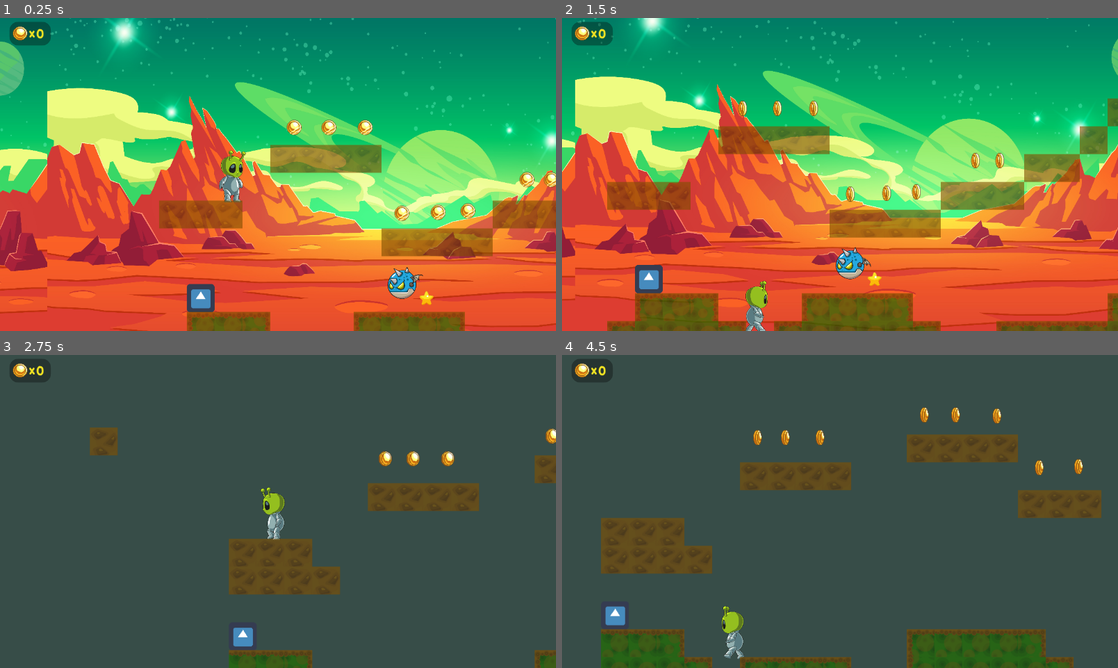
Above: before the commit, frames 1-4 (two rows, left to right).
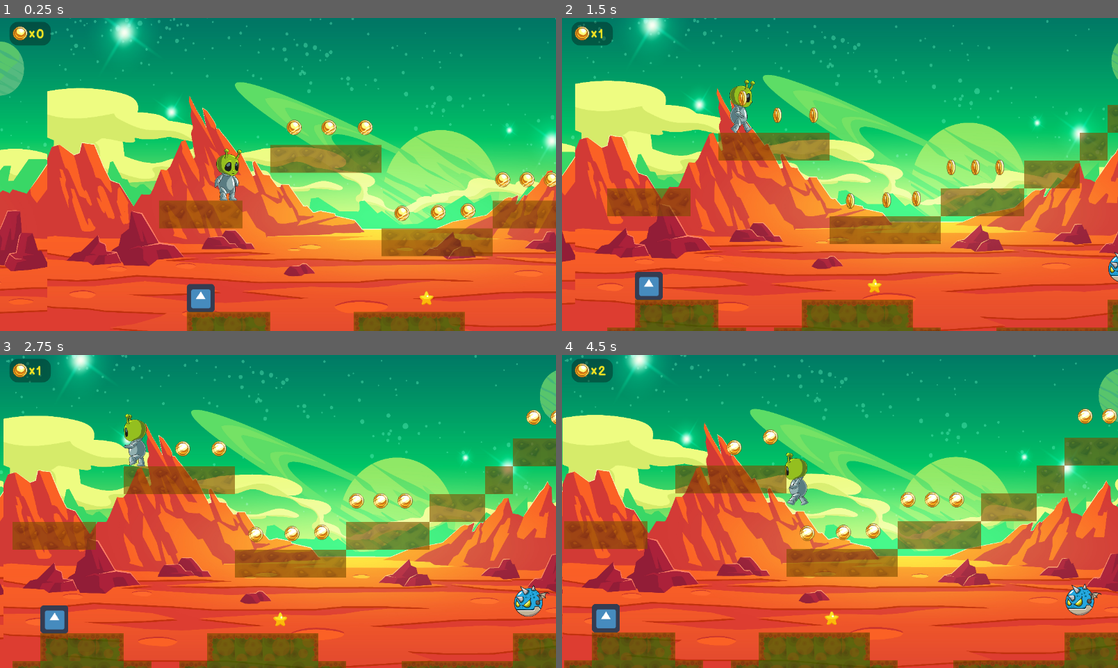
Above: after the commit, the same moments.

Repository: MariiaS3/XingXing
Game: Godot game, scene res://World.tscn
Two runs of this game, one before a commit and one after it. Both use one fixed random seed, a clock stepped at 60 frames per second and the inputs below. The engine's default icon, where the game draws it, is replaced by a stand-in: a white triangle on a blue panel in a dark square.
Inputs:
- Up to frame 1 (0.25 s): no input
- Up to frame 2 (1.5 s): hold Right (ui_right) from 0.53 s (still down); tap Up (ui_up) at 0.77 s
- Up to frame 3 (2.75 s): tap Up (ui_up) at 1.52 s; release Right (ui_right) at 2.03 s; hold Left (ui_left) from 2.03 s (still down)
- Up to frame 4 (4.5 s): release Left (ui_left) at 2.78 s; hold Right (ui_right) 2.78-4.28 s; tap Up (ui_up) at 3.02, 3.77 s; tap Escape (pause) at 4.15 s; hold Left (ui_left) from 4.28 s (still down)

The runs differ from the first frame. In frame 1, 1.1% of the frame differs, in the area x 38-92%, y 41-90%; in frame 2, 26%; in frame 3, 99%; in frame 4, 99%, in the area x 0-100%, y 0-100%.

Commit message:
modified

Diff:
--- a/XingXing/Control.gd
+++ b/XingXing/Control.gd
@@ -34,8 +34,8 @@
 
 
 func _unhandled_input(event: InputEvent) -> void:
-	if event.is_action_pressed("pause"):
-		self.paused = not self.paused
+	if i == 0:
+		$ColorRect/AnimatedSprite.play("0")
 
 
 func _on_Button_pressed():
--- a/XingXing/Kosmita.tscn
+++ b/XingXing/Kosmita.tscn
@@ -35,14 +35,14 @@
 
 [sub_resource type="SpriteFrames" id=1]
 animations = [ {
+"frames": [ ExtResource( 10 ), ExtResource( 12 ), ExtResource( 18 ), ExtResource( 5 ), ExtResource( 14 ), ExtResource( 6 ) ],
+"loop": true,
+"name": "Run",
+"speed": 5.0
+}, {
 "frames": [ ExtResource( 2 ), ExtResource( 2 ), ExtResource( 8 ), ExtResource( 19 ), ExtResource( 2 ), ExtResource( 2 ), ExtResource( 2 ), ExtResource( 2 ) ],
 "loop": true,
 "name": "Idle",
-"speed": 5.0
-}, {
-"frames": [ ExtResource( 10 ), ExtResource( 12 ), ExtResource( 18 ), ExtResource( 5 ), ExtResource( 14 ), ExtResource( 6 ) ],
-"loop": true,
-"name": "Run",
 "speed": 5.0
 }, {
 "frames": [ ExtResource( 31 ) ],
@@ -82,10 +82,10 @@
 } ]
 
 [sub_resource type="RectangleShape2D" id=2]
-extents = Vector2( 12.5164, 34.4526 )
+extents = Vector2( 18.7746, 34.4526 )
 
 [sub_resource type="RectangleShape2D" id=3]
-extents = Vector2( 13.761, 28.7105 )
+extents = Vector2( 25.0329, 28.7105 )
 
 [node name="KinematicBody2D" type="KinematicBody2D"]
 position = Vector2( 169.191, 184.198 )
@@ -94,13 +94,13 @@
 script = ExtResource( 3 )
 
 [node name="AnimatedSprite" type="AnimatedSprite" parent="."]
-position = Vector2( 0, 4.30646 )
-scale = Vector2( 0.225352, 0.201242 )
+position = Vector2( -7.70633, 8.47102 )
+scale = Vector2( 0.230201, 0.201242 )
 frames = SubResource( 1 )
 animation = "Idle"
 
 [node name="Position2D" type="Position2D" parent="."]
-position = Vector2( 37.5493, 4.30645 )
+position = Vector2( 30.3594, 17.0842 )
 __meta__ = {
 "_gizmo_extents_": 38.6
 }
@@ -117,7 +117,7 @@
 editor_draw_limits = true
 
 [node name="CollisionShape2D" type="CollisionShape2D" parent="."]
-position = Vector2( 0, 10.0487 )
+position = Vector2( -7.1899, 17.0842 )
 shape = SubResource( 2 )
 
 [node name="Area2D" type="Area2D" parent="."]
@@ -126,7 +126,7 @@
 collision_mask = 8
 
 [node name="CollisionShape2D" type="CollisionShape2D" parent="Area2D"]
-position = Vector2( 0.514938, 5.46857 )
+position = Vector2( -7.1899, 12.7776 )
 shape = SubResource( 3 )
 [connection signal="animation_finished" from="AnimatedSprite" to="." method="_on_AnimatedSprite_animation_finished"]
 [connection signal="body_entered" from="Area2D" to="." method="_on_Area2D_body_entered"]
--- a/XingXing/PlayerData.gd
+++ b/XingXing/PlayerData.gd
@@ -1,21 +1,12 @@
 extends Node
 
-
-signal updated
 signal quiz
 
-var score: = 0 setget set_score
 var quize: = 0 setget set_quiz
 
 
 func reset():
-	self.score = 0
-	self.deaths = 0
-
-
-func set_score(new_score: int) -> void:
-	score = new_score
-	emit_signal("updated")
+	self.quize = 0
 
 
 func set_quiz(new_value: int) -> void:
--- a/XingXing/World.tscn
+++ b/XingXing/World.tscn
@@ -58,7 +58,6 @@
 position = Vector2( 716.49, 272.143 )
 
 [node name="coin4" parent="coins" instance=ExtResource( 40 )]
-visible = false
 position = Vector2( 796.49, 200.143 )
 
 [node name="coin5" parent="coins" instance=ExtResource( 40 )]
@@ -122,7 +121,7 @@
 position = Vector2( 616, 480 )
 
 [node name="Enemy" parent="." instance=ExtResource( 7 )]
-position = Vector2( 557.738, 437.628 )
+position = Vector2( 1185.18, 430.068 )
 [connection signal="coin_collected" from="coins/coin" to="HUD" method="_on_coin_collected"]
 [connection signal="coin_collected" from="coins/coin2" to="HUD" method="_on_coin_collected"]
 [connection signal="coin_collected" from="coins/coin3" to="HUD" method="_on_coin_collected"]
--- a/XingXing/save-file.cfg
+++ b/XingXing/save-file.cfg
@@ -1,3 +1,3 @@
 [Values]
 
-ValueOne=6
+ValueOne=0
